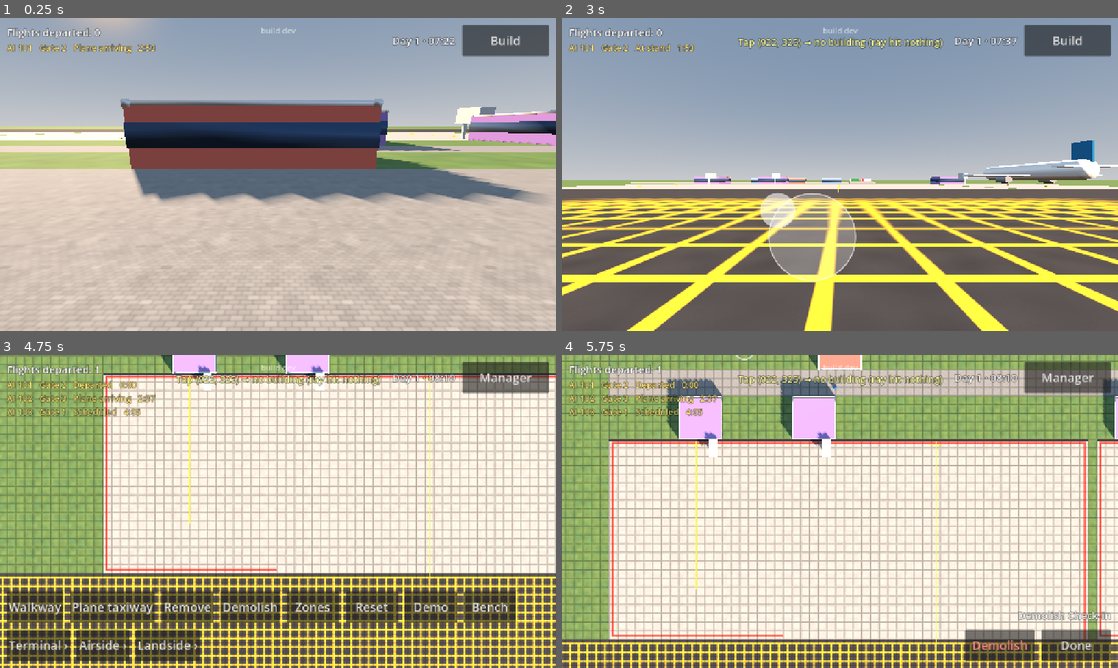
Above: before the commit, frames 1-4 (two rows, left to right).
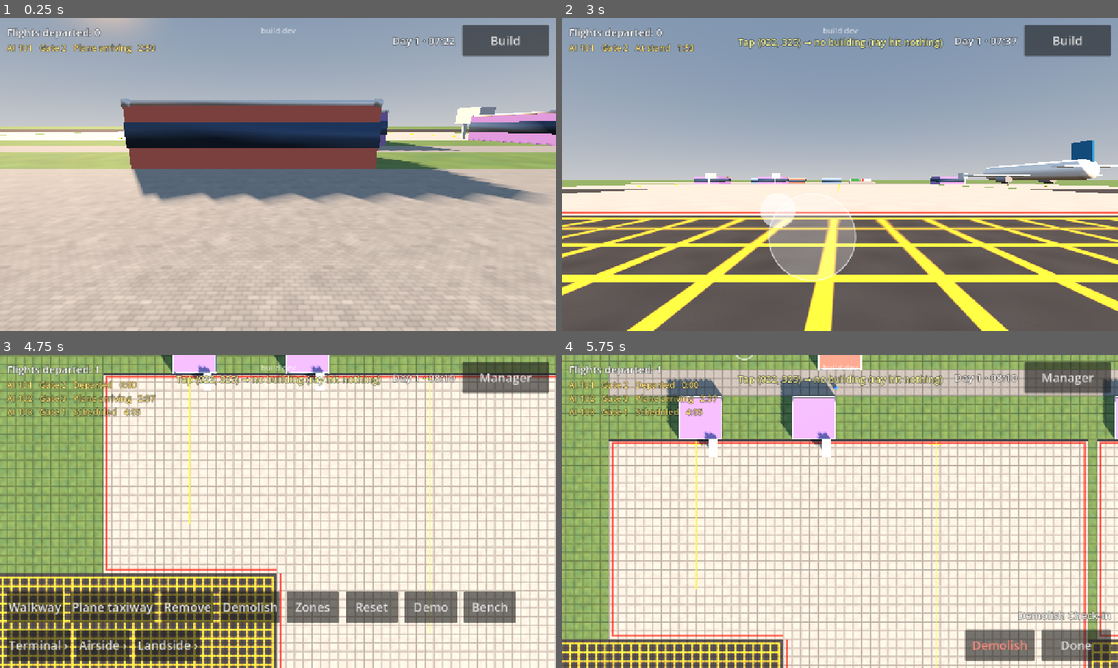
Above: after the commit, the same moments.

Repository: jakobmaier16-pixel/airport-idle
Game: Godot game, scene res://tests/screenshots.tscn
Same seed, same stepped clock (60 frames per second), same inputs: the game is played once before the commit and once after it. This scene is started directly instead of the project's main scene.
Inputs (mouse positions are in pixels of both pictures, inside the frame that each line leads up to):
- Up to frame 1 (0.25 s): no input
- Up to frame 2 (3 s): move the mouse to (962, 158) at 0.52 s; hold D (move_right) 0.53-1.25 s; click (962, 158) at 0.67 s; drag from (728, 190) to (812, 237) at 1.27 s; move the mouse to (895, 105) at 2.02 s; hold D (move_right) 2.03-2.75 s; drag from (812, 237) to (673, 127) at 2.77 s
- Up to frame 3 (4.75 s): move the mouse to (444, 558) at 3.52 s; hold A (move_left) 3.53-4.25 s; drag from (111, 464) to (194, 433) at 4.27 s
- Up to frame 4 (5.75 s): move the mouse to (867, 511) at 5.02 s; hold S (move_down) from 5.03 s (still down); click (867, 511) at 5.17 s

The runs differ from the first frame. In frame 1, less than 0.1% of the frame differs, in the area x 21-23%, y 36-37%; in frame 2, 8.4%; in frame 3, 15%, in the area x 49-100%, y 69-100%; in frame 4, 4.9%.

Commit message:
Showcase: no apron paint under the wide-body stand; hash re-baselined
Co-Authored-By: Claude Sonnet 5.5 <noreply@anthropic.com>
Claude-Session: https://claude.ai/code/session_016JzPU8AkwxWN3HSzg2RW6F

Diff:
--- a/scripts/dev/showcase_airport.gd
+++ b/scripts/dev/showcase_airport.gd
@@ -48,7 +48,9 @@
 	# swing round on wide curves) with the parallel taxiway below it, and a link at each end across the gap to the
 	# runway (so planes pushed back onto the parallel taxiway turn onto it and taxi along it).
 	Airport.paint_taxiway(_cells(Vector2i(-40, 79), Vector2i(171, 12)), true)
-	Airport.paint_taxiway(_cells(Vector2i(-40, 62), Vector2i(171, 17)), true)
+	# (two pieces: the wide-body stand fills the middle, and nothing is painted under a building)
+	Airport.paint_taxiway(_cells(Vector2i(-40, 62), Vector2i(66, 17)), true)
+	Airport.paint_taxiway(_cells(Vector2i(61, 62), Vector2i(70, 17)), true)
 	Airport.paint_taxiway(_cells(Vector2i(-40, 91), Vector2i(24, 3)), true)
 	Airport.paint_taxiway(_cells(Vector2i(107, 91), Vector2i(24, 3)), true)
 
--- a/tests/cases/test_53_behaviour_hash.gd
+++ b/tests/cases/test_53_behaviour_hash.gd
@@ -6,9 +6,9 @@
 ## Re-baselined on purpose by step 7c (taxiing at real scale: taxi times from the route, runway rolls, take-off start saved per flight): 7ff28f52... -> 8ebdd6c4...
 ## Re-baselined on purpose by the strip-to-core PR 1 (passengers, stations, shops, satisfaction and staff deleted; cargo handling is a fixed rate): 8ebdd6c4... -> 42cfd3b1...
 ## Re-baselined on purpose by the strip-to-core PR 2 (money, airlines, demand, tiers, cargo and the rest deleted; a fixed timetable replaces the demand-driven one; the save has format 11 and fewer keys): 42cfd3b1... -> 206ab6b9...
-## Re-baselined on purpose by the airside fixes PR (showcase …(270 unchanged characters)… rip behind the stands): 206ab6b9... -> 58c6c3d6...
+## Re-baselined on purpose by the airside fixes PR (showcase …(270 unchanged characters)… rip behind the stands): 206ab6b9... -> 5a005db7...
 ## Print the current value with tools/behaviour_hash.sh.
-const GOLDEN_BEHAVIOUR_HASH: String = "58c6c3d6dc88376f84b9b764087f4ae18d1d35aa3d753fbd3db5bcb8ea20da74"
+const GOLDEN_BEHAVIOUR_HASH: String = "5a005db7c631973ca9193175997951a6643a7fc3cc5680f911bfe7119236273b"
 
 
 func test_behaviour_hash_is_deterministic() -> void:
